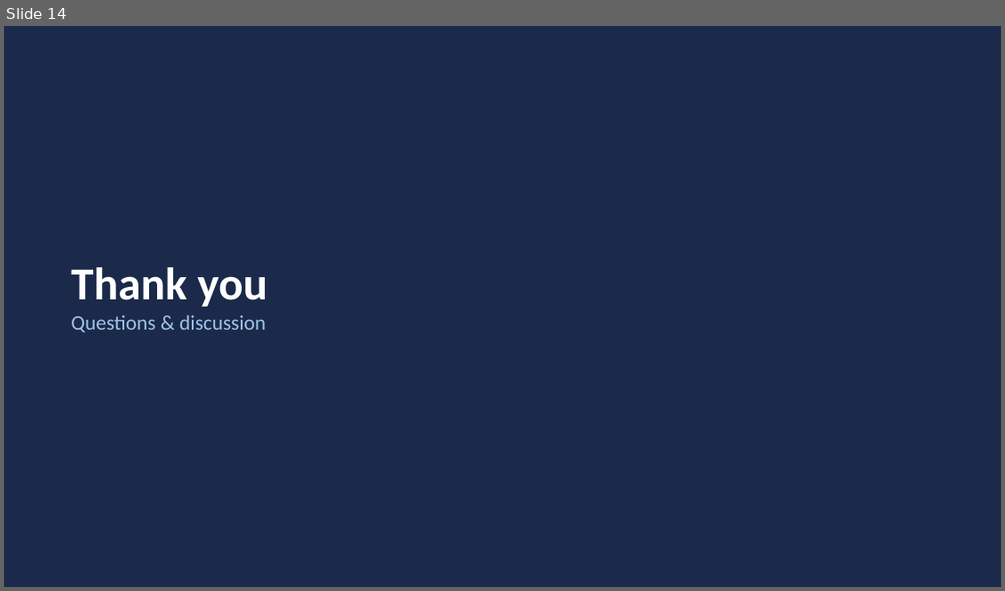
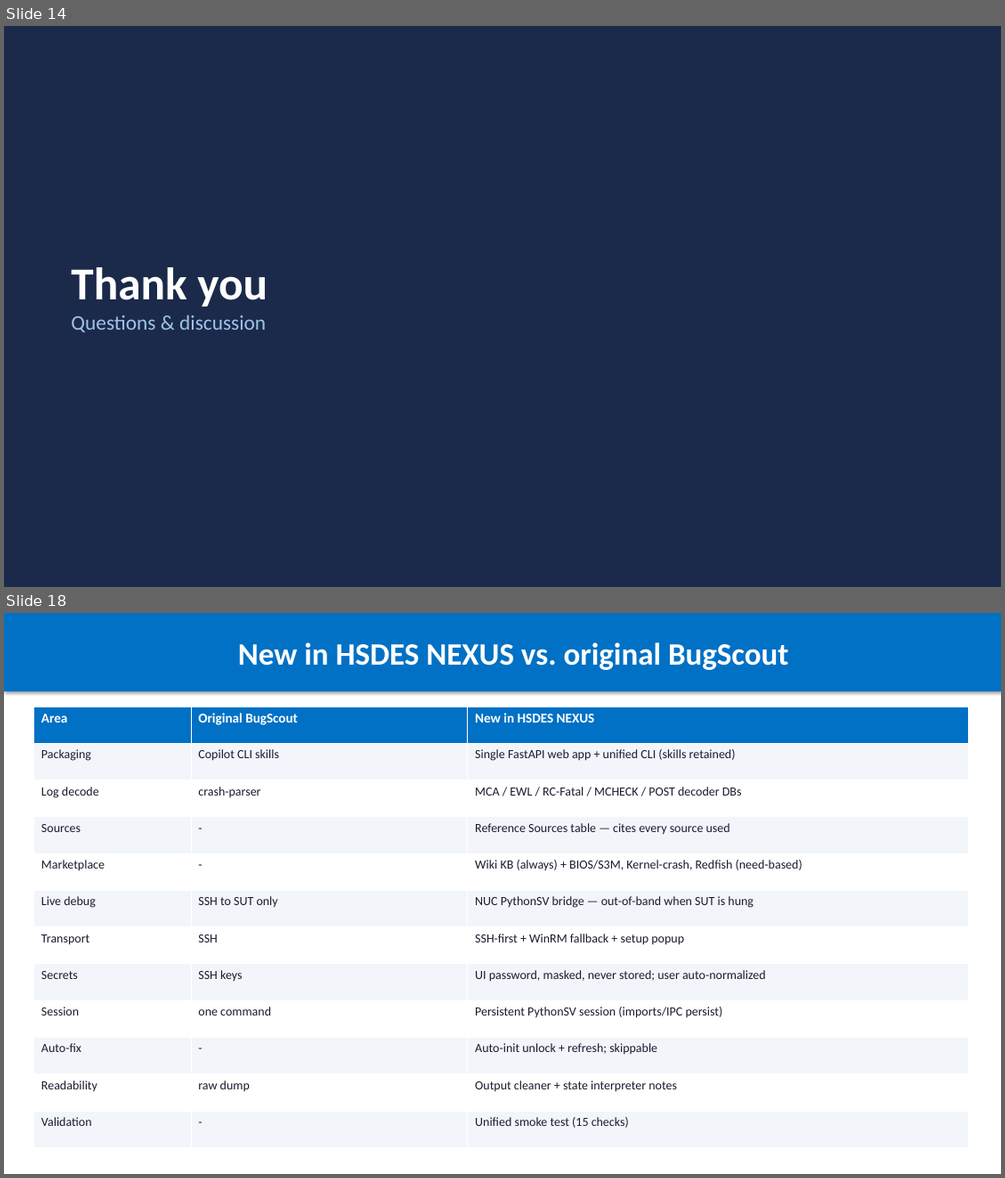
Before and after one commit to balajirajaram/HSDES_NEXUS_TOOL, a slide deck: presentation/Auto_HSD_Analyser.pptx. Shown one above the other, each under a label of ours: slide 14 before the commit, slides 14 and 18 after it; the slides between them are not shown. The pictures are 1005x591 and 1005x1178 pixels, drawn with LibreOffice and Linux fonts; fonts in the diff are those of the drawing. Boxes give left, top, right and bottom in pixels: in the first picture for what was removed or moved away, otherwise in the second. Text is boxed around its words. In the diff, an @@ line names an element or a change of style, - is before the commit and + after.

Commit message:
Add NUC PythonSV live-debug, marketplace enrichment, MCA bank maps (GNR/SRF/CWF)
- NUC PythonSV tab: SSH-first + WinRM fallback, persistent session, auto-init unlock+refresh, output cleaner + state interpreter; password via UI (masked, not stored).
- Optional marketplace MCP enrichment (Wiki KB always; BIOS/S3M, kernel-crash, Redfish need-based).
- Reference Sources citation in reports.
- Product-aware MCA bank->unit resolver with GNR, SRF, CWF, DMR maps.
- Presentation updated (+ original backup).

```diff
--- a/presentation/Auto_HSD_Analyser.pptx
+++ b/presentation/Auto_HSD_Analyser.pptx
@@ slide 18 added at (4, 613, 1001, 1174), background #FFFFFF @@
@@ rectangle added at (4, 613, 1001, 691), fill #0071C5, 30 pt, text #FFFFFF, bold @@
+New in HSDES NEXUS vs. original BugScout
@@ table added at (34, 706, 969, 1148), 12 rows, 3 columns @@
+Area | Original BugScout | New in HSDES NEXUS
+Packaging | Copilot CLI skills | Single FastAPI web app + unified CLI (skills retained)
+Log decode | crash-parser | MCA / EWL / RC-Fatal / MCHECK / POST decoder DBs
+Sources | - | Reference Sources table — cites every source used
+Marketplace | - | Wiki KB (always) + BIOS/S3M, Kernel-crash, Redfish (need-based)
+Live debug | SSH to SUT only | NUC PythonSV bridge — out-of-band when SUT is hung
+Transport | SSH | SSH-first + WinRM fallback + setup popup
+Secrets | SSH keys | UI password, masked, never stored; user auto-normalized
+Session | one command | Persistent PythonSV session (imports/IPC persist)
+Auto-fix | - | Auto-init unlock + refresh; skippable
+Readability | raw dump | Output cleaner + state interpreter notes
+Validation | - | Unified smoke test (15 checks)
```
Also in this commit, not shown: 6 other slides added, 20 other files.
